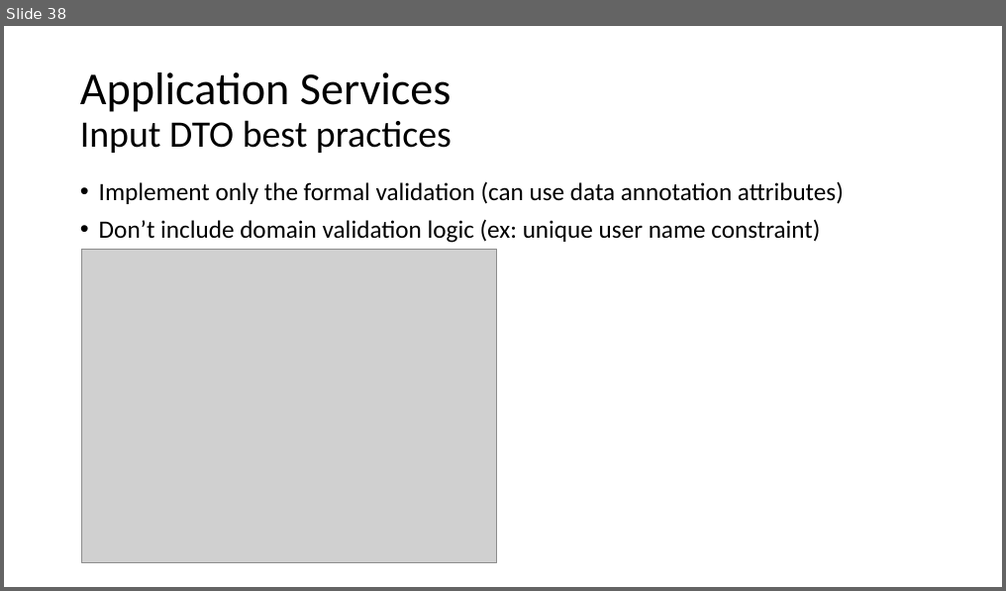
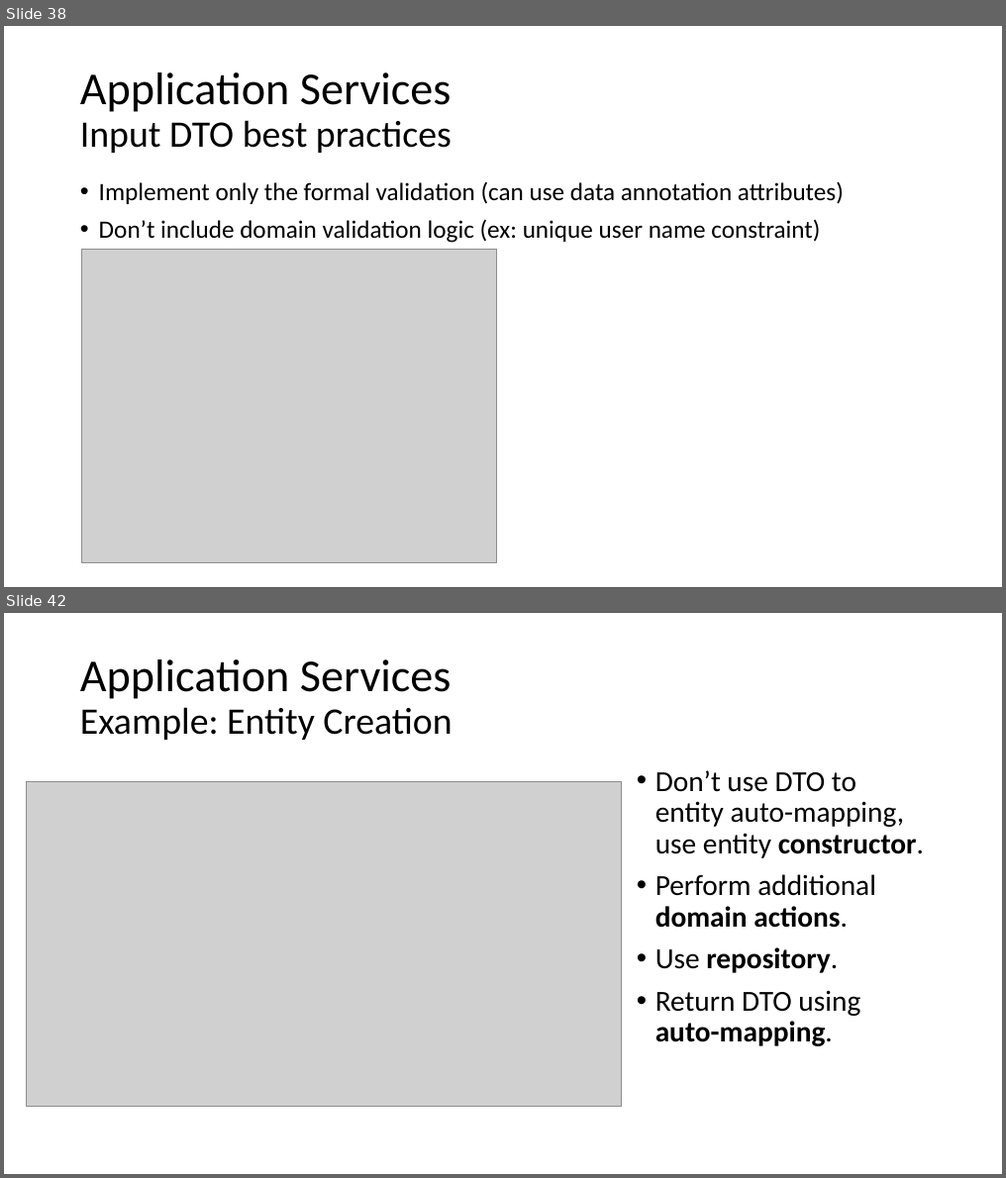
Before and after one commit to hikalkan/presentations, a slide deck: 2019-XX-XX Implementing DDD/Presentation.pptx. Shown one above the other, each under a label of ours: slide 38 before the commit, slides 38 and 42 after it; the slides between them are not shown. The pictures are 1006x591 and 1006x1178 pixels, drawn with LibreOffice and Linux fonts; fonts in the diff are those of the drawing; grey boxes stand for pictures. Boxes give left, top, right and bottom in pixels: in the first picture for what was removed or moved away, otherwise in the second. Text is boxed around its words. In the diff, an @@ line names an element or a change of style, - is before the commit and + after.

```diff
--- a/2019-XX-XX Implementing DDD/Presentation.pptx
+++ b/2019-XX-XX Implementing DDD/Presentation.pptx
@@ slide 42 added at (4,613,1002,1174), background #FFFFFF @@
@@ title added at (80,660,451,740), 36 pt, text #000000 @@
+Application Services
+Example: Entity Creation
@@ picture added at (27,781,622,1107) @@
@@ text added at (655,770,924,1047), 28 pt, text #000000 @@
+• Don’t use DTO to entity auto-mapping, use entity constructor.
+• Perform additional domain actions.
+• Use repository.
+• Return DTO using auto-mapping.
```
Also in this commit, not shown: 2 slides changed, 5 other slides added, 1 other file.
